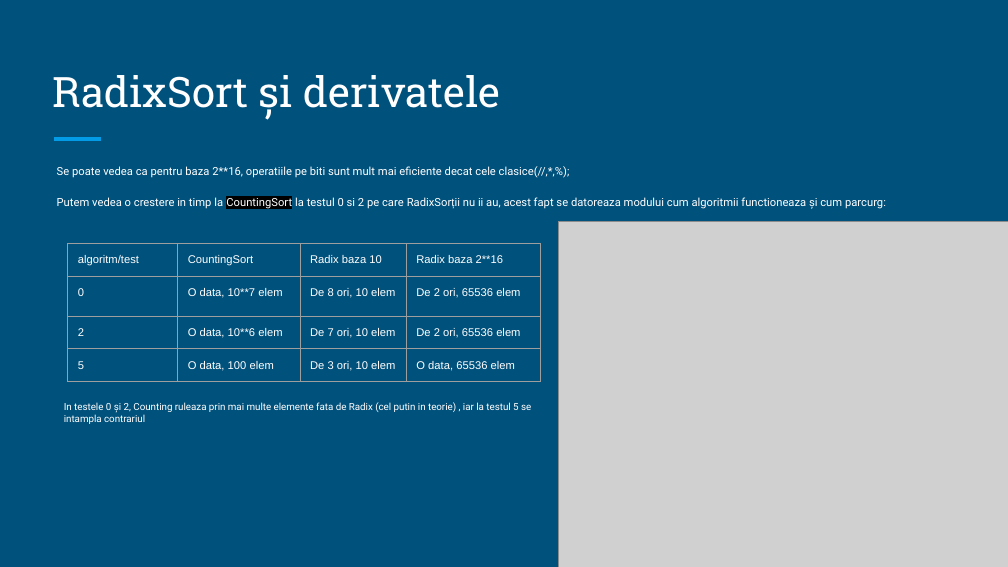
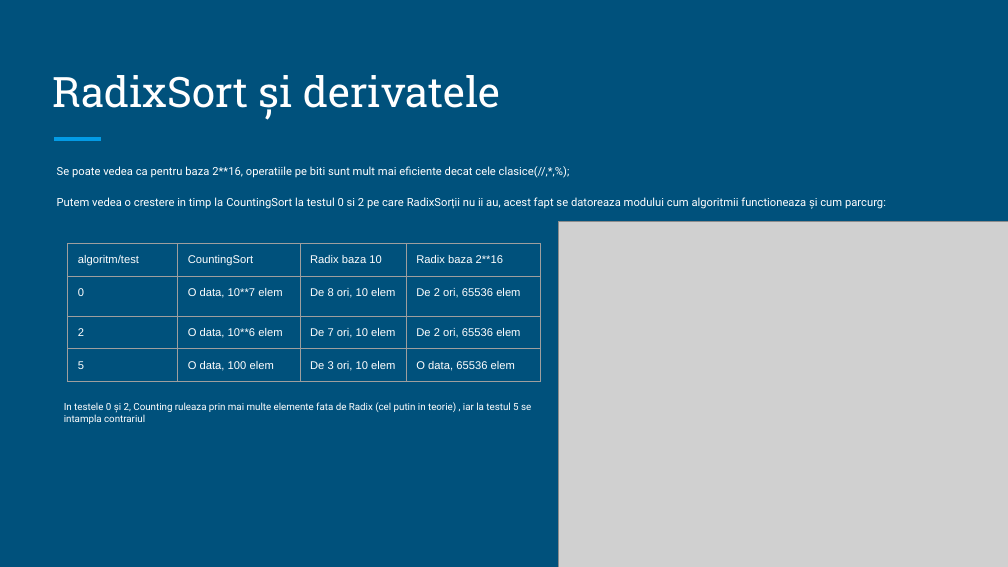
Before and after one commit to Qmpzlawasd/sortari, a slide deck: slide 6 of Tema cu sortari.pptx. Drawn at 1008x567 pixels with LibreOffice and Linux fonts; fonts in the diff are those of the drawing; grey boxes stand for pictures. Boxes give left, top, right and bottom in pixels: in the first picture for what was removed or moved away, otherwise in the second. Text is boxed around its words. In the diff, an @@ line names an element or a change of style, - is before the commit and + after.

```diff
--- a/Tema cu sortari.pptx
+++ b/Tema cu sortari.pptx
@@ text at (x1=57, y1=197, x2=886, y2=209): highlight #000000 to #00517C in "CountingSort" @@
```
Also in this commit, not shown: 2 other slides changed.
